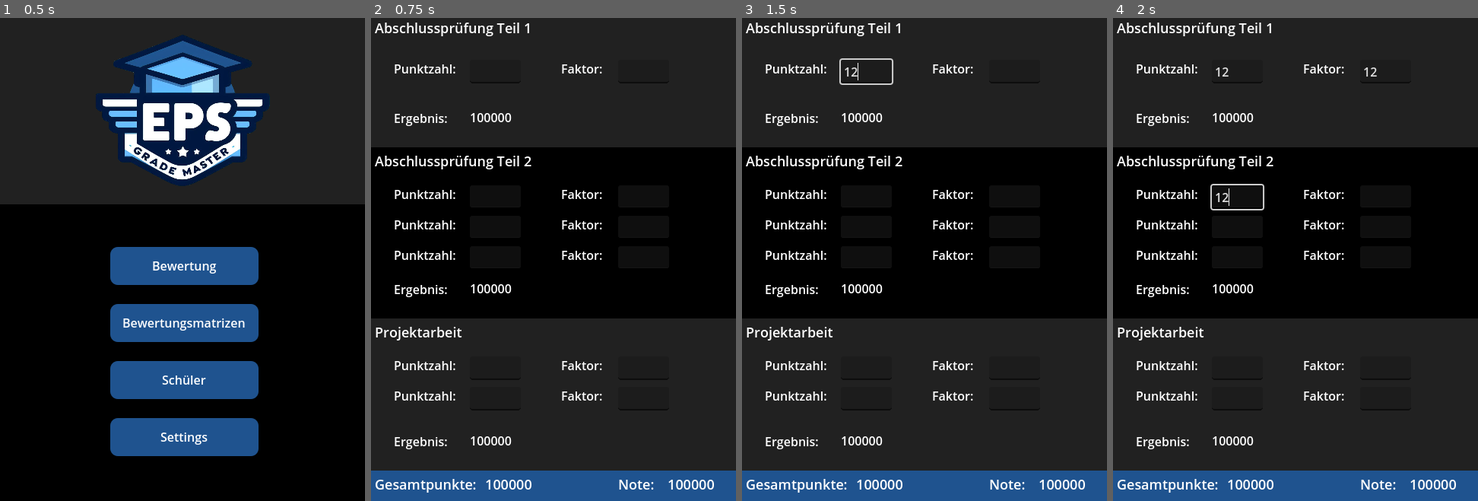
Above: before the commit, frames 1-4 (left to right).
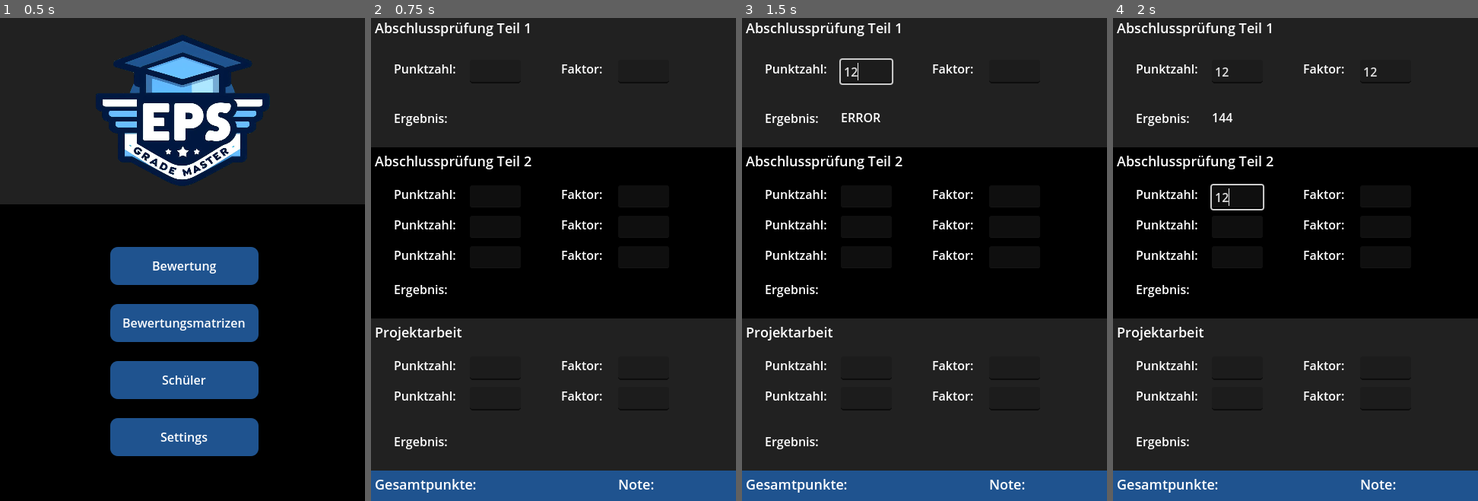
Above: after the commit, the same moments.

Repository: Westi02/EPS-Grades-Master
Game: Godot game, scene res://Scenes/MainScenes/main_scene.tscn
The game is run twice, just before and just after one commit, with the same random seed, the same clock (stepped at 60 frames per second) and the same inputs.
Inputs (mouse positions are in pixels of both pictures, inside the frame that each line leads up to):
- Up to frame 1 (0.5 s): no input
- Up to frame 2 (0.75 s): click "Bewertung" at 0.5 s
- Up to frame 3 (1.5 s): click (866, 71) at 1.27 s; type "12" at 1.35 s
- Up to frame 4 (2 s): click (1386, 71) at 1.5 s; type "12" at 1.58 s; click (1237, 196) at 1.73 s; type "12" at 1.82 s

Frame 1 is identical in both runs. In frame 2, 0.6% of the frame differs, in the area x 27-94%, y 19-98%; in frame 3, 0.7%; in frame 4, 0.6%.

Commit message:
adds rating calculation for Teil1

Diff:
--- a/Scenes/MainScenes/bewertung_scene.tscn
+++ b/Scenes/MainScenes/bewertung_scene.tscn
@@ -1,4 +1,6 @@
-[gd_scene load_steps=3 format=3 uid="uid://o1urr34w8i6g"]
+[gd_scene load_steps=4 format=3 uid="uid://o1urr34w8i6g"]
+
+[ext_resource type="Script" path="res://Scripts/RatingCalculator.gd" id="1_7d7wy"]
 
 [sub_resource type="CanvasItemMaterial" id="CanvasItemMaterial_i5fkp"]
 
@@ -13,6 +15,7 @@
 anchor_bottom = 1.0
 grow_horizontal = 2
 grow_vertical = 2
+script = ExtResource("1_7d7wy")
 
 [node name="ColorRectTeil1" type="ColorRect" parent="."]
 layout_mode = 0
@@ -74,7 +77,6 @@
 offset_top = -1.0
 offset_right = 182.0
 offset_bottom = 22.0
-text = "100000"
 
 [node name="ColorRectTeil2" type="ColorRect" parent="."]
 layout_mode = 0
@@ -198,7 +200,6 @@
 offset_top = -1.0
 offset_right = 182.0
 offset_bottom = 22.0
-text = "100000"
 
 [node name="ColorRectProjektarbeit" type="ColorRect" parent="."]
 layout_mode = 0
@@ -292,7 +293,6 @@
 offset_top = -1.0
 offset_right = 182.0
 offset_bottom = 22.0
-text = "100000"
 
 [node name="ColorRectGesamt" type="ColorRect" parent="."]
 layout_mode = 0
@@ -311,13 +311,10 @@
 "
 label_settings = SubResource("LabelSettings_664u0")
 
-[node name="GesamtpunkteLabel" type="Label" parent="ColorRectGesamt"]
-offset_left = 150.0
-offset_top = 5.0
-offset_right = 357.0
-offset_bottom = 41.0
-text = "100000
-"
+[node name="GesamtpunkteLabel" type="Label" parent="ColorRectGesamt/GesamtpunkteTitel"]
+offset_left = 145.0
+offset_right = 352.0
+offset_bottom = 36.0
 label_settings = SubResource("LabelSettings_664u0")
 
 [node name="NoteTitel" type="Label" parent="ColorRectGesamt"]
@@ -329,11 +326,11 @@
 "
 label_settings = SubResource("LabelSettings_664u0")
 
-[node name="NoteLabel" type="Label" parent="ColorRectGesamt"]
-offset_left = 390.0
-offset_top = 5.0
-offset_right = 597.0
-offset_bottom = 41.0
-text = "100000
-"
-label_settings = SubResource("LabelSettings_664u0")
+[node name="NoteLabel" type="Label" parent="ColorRectGesamt/NoteTitel"]
+offset_left = 65.0
+offset_right = 272.0
+offset_bottom = 36.0
+label_settings = SubResource("LabelSettings_664u0")
+
+[connection signal="text_changed" from="ColorRectTeil1/PunkteLabel/InputPunkteTeil1" to="." method="_on_input_punkte_teil_1_text_changed"]
+[connection signal="text_changed" from="ColorRectTeil1/FaktorLabel/InputFaktorTeil1" to="." method="_on_input_faktor_teil_1_text_changed"]
--- /dev/null
+++ b/Scripts/RatingCalculator.gd
@@ -0,0 +1,49 @@
+extends Node
+
+
+# Called when the node enters the scene tree for the first time.
+func _ready():
+	pass # Replace with function body.
+
+
+# Called every frame. 'delta' is the elapsed time since the previous frame.
+func _process(delta):
+	pass
+
+func _calculate_rating_teil1():
+	var points = $ColorRectTeil1/PunkteLabel/InputPunkteTeil1.text
+	var factor = $ColorRectTeil1/FaktorLabel/InputFaktorTeil1.text
+
+	if points.is_valid_int():
+		points = points.to_int()
+
+	if factor.is_valid_int():
+		factor = factor.to_int()
+
+	for value in [points, factor]:
+		if not typeof(value) == TYPE_INT:
+			$ColorRectTeil1/ErgebnisLabelTitel/ErgebnisLabelTeil1.text = "ERROR"
+			return
+
+	var result = _calculatePointsFactorResult(points, factor)
+	$ColorRectTeil1/ErgebnisLabelTitel/ErgebnisLabelTeil1.text = str(result)
+
+func _calculate_rating_teil2():
+	pass
+
+func _calculate_rating_projektarbeit():
+	pass
+
+func _calculate_rating_gesamt():
+	pass
+
+func _calculatePointsFactorResult(points, factor):
+	return points * factor
+
+
+
+func _on_input_punkte_teil_1_text_changed(new_text):
+	_calculate_rating_teil1()
+
+func _on_input_faktor_teil_1_text_changed(new_text):
+	_calculate_rating_teil1()
